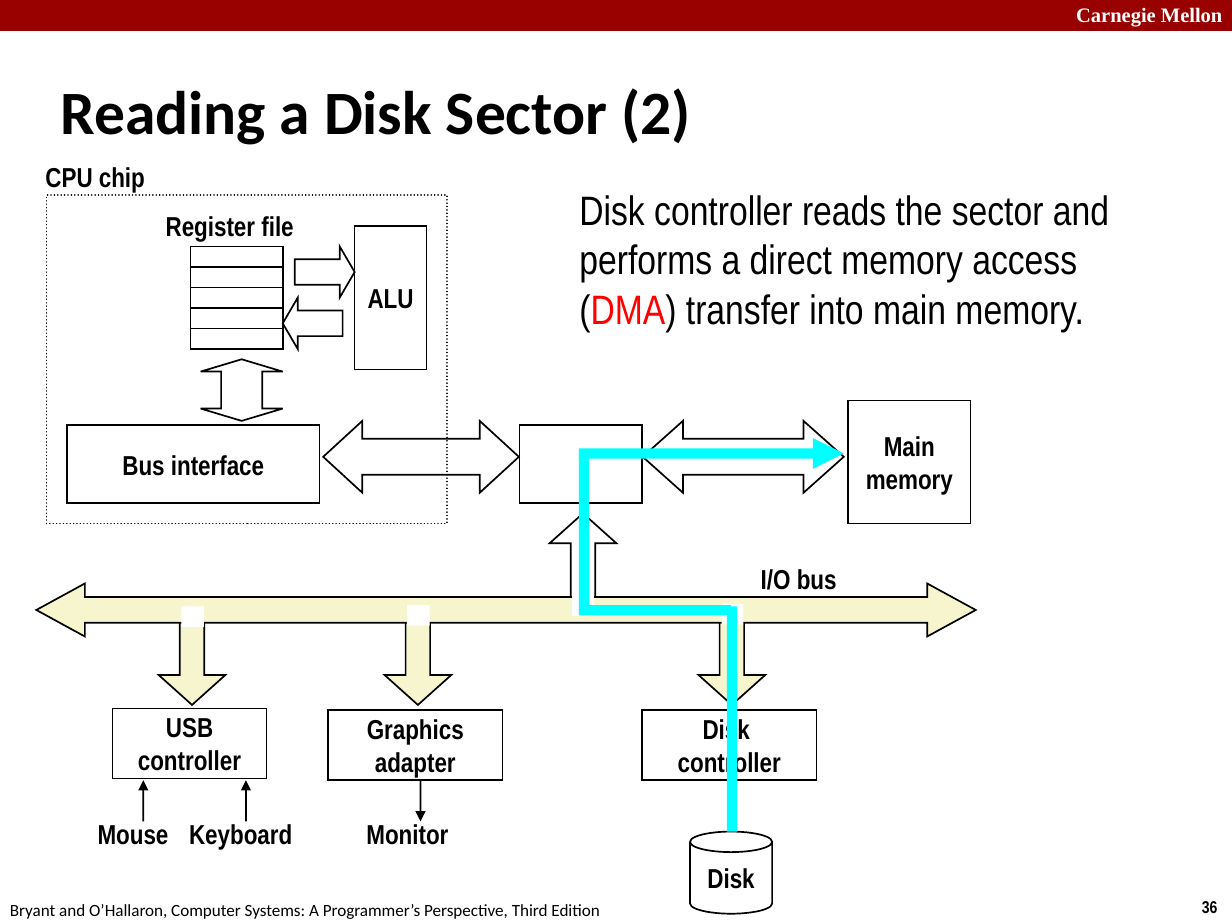
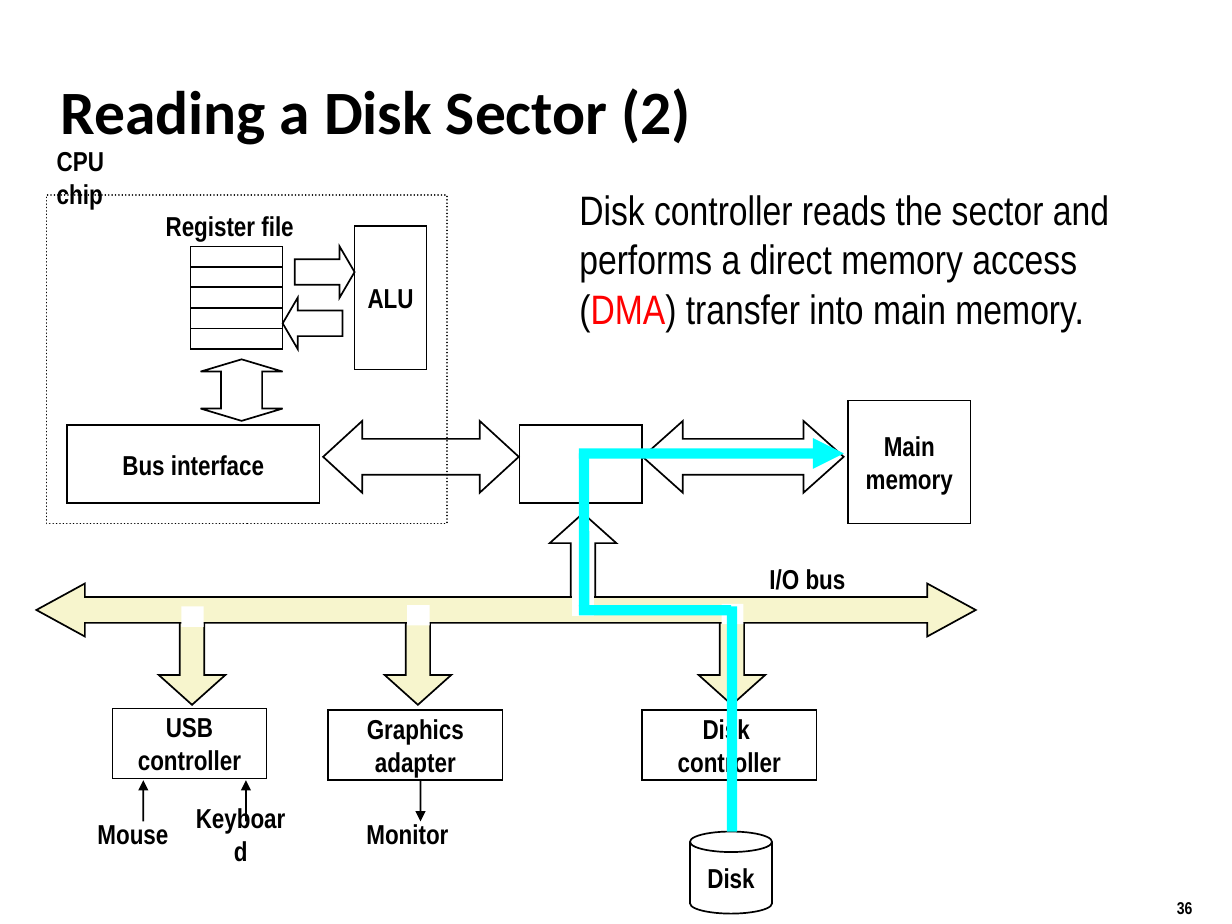
Before and after one commit to tntech-ngin/F24-CSC2770, a slide deck: slide 36 of docs/lectures_source/lectures/originals/11-memory-hierarchy.pptx. Drawn at 1232x924 pixels with LibreOffice and Linux fonts; fonts in the diff are those of the drawing. Boxes give left, top, right and bottom in pixels: in the first picture for what was removed or moved away, otherwise in the second. Text is boxed around its words. In the diff, an @@ line names an element or a change of style, - is before the commit and + after.

```diff
--- a/docs/lectures_source/lectures/originals/11-memory-hierarchy.pptx
+++ b/docs/lectures_source/lectures/originals/11-memory-hierarchy.pptx
@@ rectangle removed at <box>0,0,1232,31</box> @@
@@ text removed at <box>1076,7,1222,27</box> @@
-Carnegie Mellon
@@ text "CPU chip" rewrapped from <box>45,167,145,192</box> to <box>57,152,104,209</box> @@
@@ text "I/O bus": place and size @@
-text "I/O bus" at <box>761,569,837,590</box>
+text "I/O bus" at <box>769,569,846,590</box>
@@ text "Keyboard" rewrapped from <box>189,824,292,849</box> to <box>177,812,304,856</box> @@
@@ page number: place and size @@
-page number at <box>1202,901,1218,913</box>
+page number at <box>1177,902,1193,914</box>
@@ text removed at <box>10,904,599,919</box> @@
-Bryant and O’Hallaron, Computer Systems: A Programmer’s Perspective, Third Edition
```
Also in this commit, not shown: 65 other slides changed, 38 other files.
